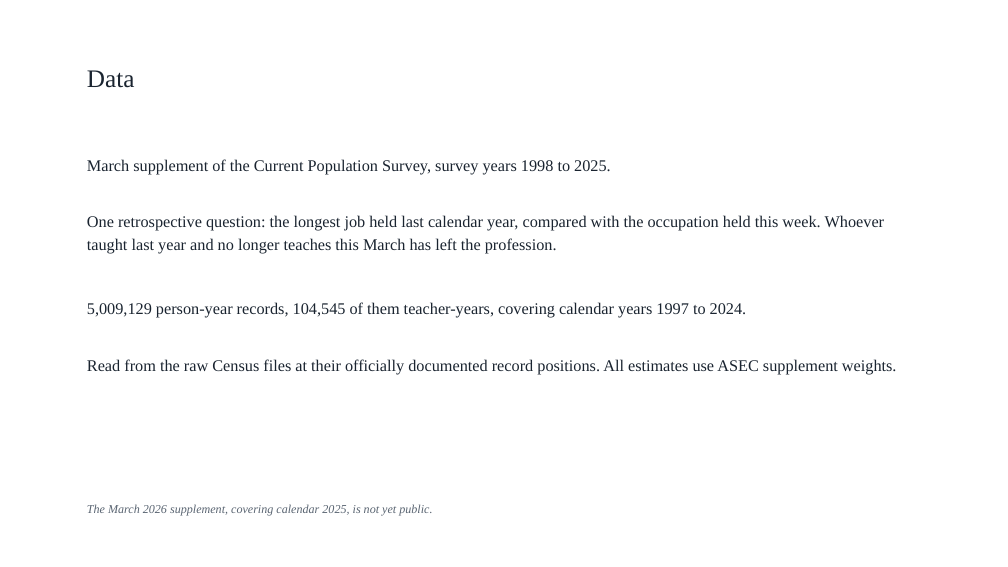
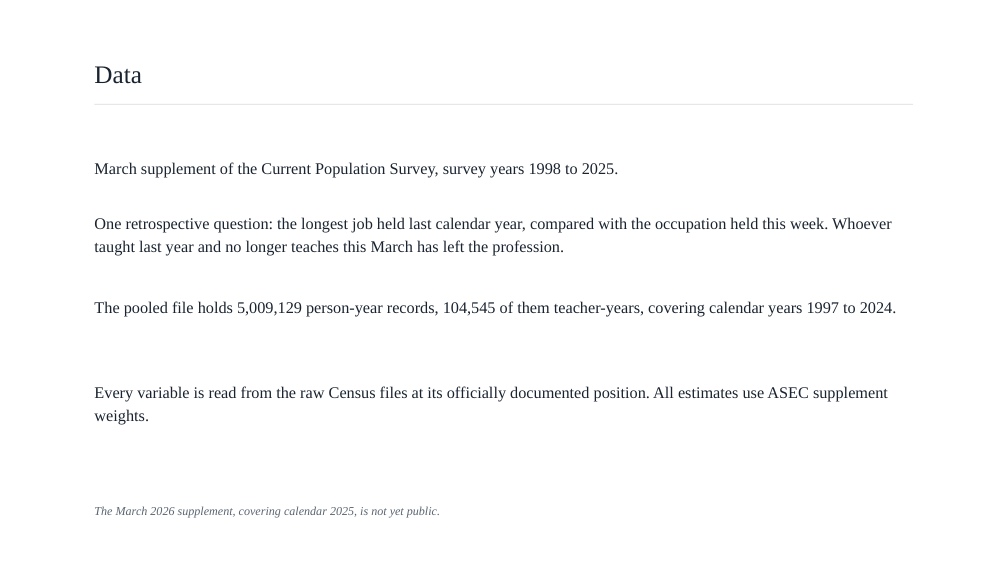
Before and after one commit to jedr1-ship-it/Alternative-Pathways----Quant, a slide deck: slide 2 of report/teacher_attrition_figures.pptx. Drawn at 1008x567 pixels with LibreOffice and Linux fonts; fonts in the diff are those of the drawing. Boxes give left, top, right and bottom in pixels: in the first picture for what was removed or moved away, otherwise in the second. Text is boxed around its words. In the diff, an @@ line names an element or a change of style, - is before the commit and + after.

```diff
--- a/report/teacher_attrition_figures.pptx
+++ b/report/teacher_attrition_figures.pptx
@@ text "Data": place and size @@
-text "Data" at [87,70,135,88]
+text "Data" at [94,66,142,84]
@@ line added from (95, 104) to (913, 104), #D8DBDE 0.75 pt @@
@@ text "March supplement of the Current ...": place and size @@
-text "March supplement of the Current ..." at [87,159,611,175]
+text "March supplement of the Current ..." at [94,162,619,178]
@@ text "One retrospective question: the longest ...": place and size @@
-text "One retrospective question: the longest ..." at [87,215,885,254]
+text "One retrospective question: the longest ..." at [94,217,892,256]
@@ text at [94,301,897,317]: text changed @@
-5,009,129 person-year records, 104,545 of them teacher-years, covering calendar years 1997 to 2024.
+The pooled file holds 5,009,129 person-year records, 104,545 of them teacher-years, covering calendar years 1997 to 2024.
@@ text at [94,386,888,425]: text changed @@
-Read from the raw Census files at their officially documented record positions. All estimates use ASEC supplement weights.
+Every variable is read from the raw Census files at its officially documented position. All estimates use ASEC supplement weights.
@@ text "The March 2026 supplement, covering ...": place and size @@
-text "The March 2026 supplement, covering ..." at [87,504,432,515]
+text "The March 2026 supplement, covering ..." at [94,506,440,518]
```
Also in this commit, not shown: 1 other slide changed.
